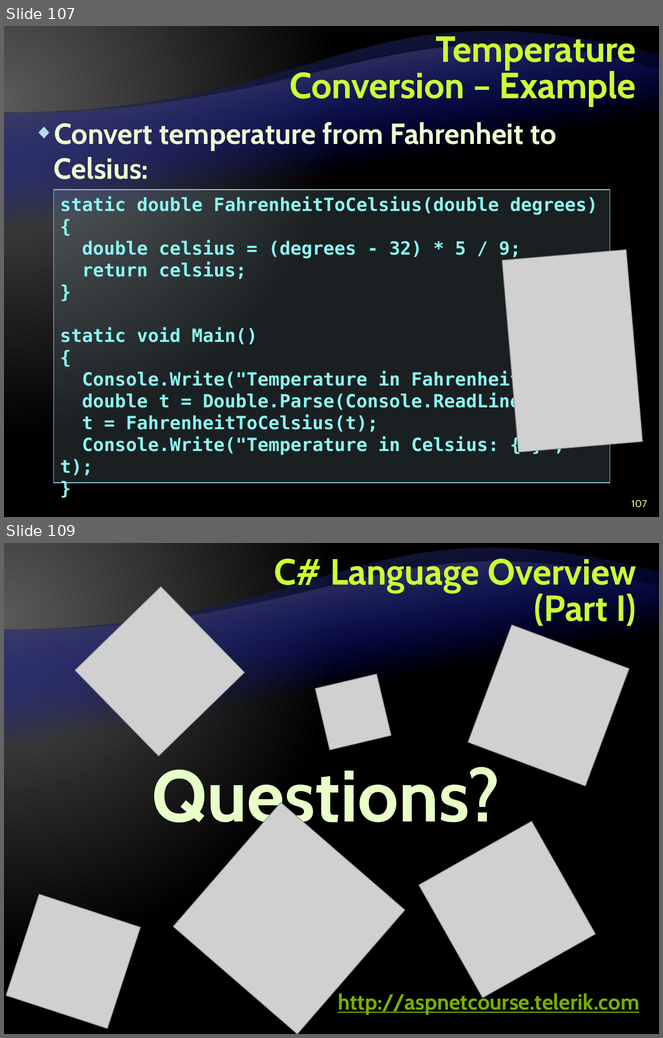
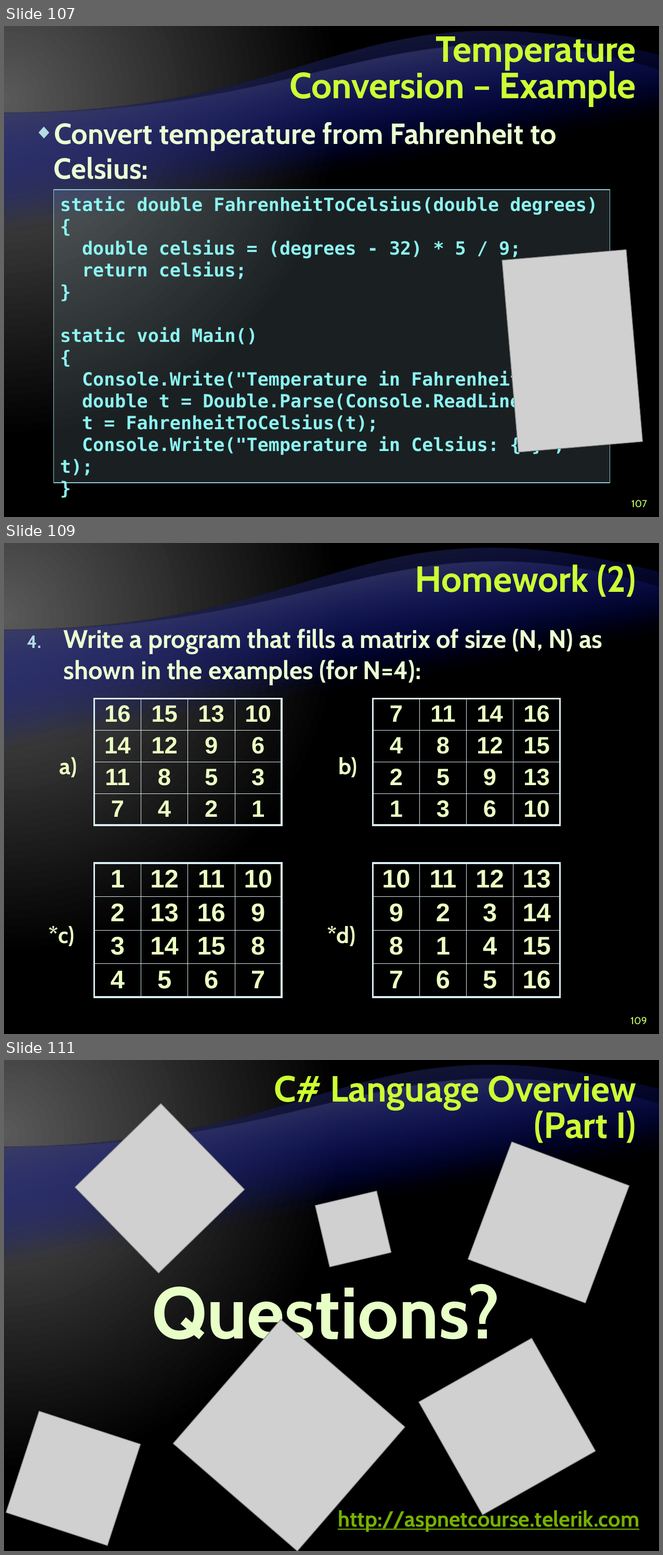
Before and after one commit to Lockheed01/aspnet-mvc-course, a slide deck: Lectures/2. CSharp Language Overview - Part I/CSharp Language Overview - Part I.pptx. Shown one above the other, each under a label of ours: slides 107 and 109 before the commit, slides 107, 109 and 111 after it; the slides between them are not shown. The pictures are 663x1038 and 663x1555 pixels, drawn with LibreOffice and Linux fonts; fonts in the diff are those of the drawing; grey boxes stand for pictures; background and template pictures are left out. Boxes give left, top, right and bottom in pixels: in the first picture for what was removed or moved away, otherwise in the second. Text is boxed around its words. In the diff, an @@ line names an element or a change of style, - is before the commit and + after.

Commit message:
Added homework for the "C# Language Overview part 1"

```diff
--- a/Lectures/2. CSharp Language Overview - Part I/CSharp Language Overview - Part I.pptx
+++ b/Lectures/2. CSharp Language Overview - Part I/CSharp Language Overview - Part I.pptx
@@ slide 109 added at [4,543,659,1034], background gradient #595959 to #000000; not listed: 2 template elements that a slide beside it also shows @@
@@ title added at [415,561,636,597], 40 pt, text #CCFF33, bold @@
+Homework (2)
@@ text added at [64,629,603,685], 28 pt, text #EBFFD2, bold @@
+4. Write a program that fills a matrix of size (N, N) as shown in the examples (for N=4):
@@ table added at [94,699,283,833], 4 rows, 4 columns @@
+16 | 15 | 13 | 10
+14 | 12 | 9 | 6
+11 | 8 | 5 | 3
+7 | 4 | 2 | 1
@@ table added at [373,699,561,833], 4 rows, 4 columns @@
+7 | 11 | 14 | 16
+4 | 8 | 12 | 15
+2 | 5 | 9 | 13
+1 | 3 | 6 | 10
@@ text added at [60,757,77,778], 25 pt, text #EBFFC2, bold @@
+a)
@@ text added at [339,757,358,778], 25 pt, text #EBFFC2, bold @@
+b)
@@ table added at [94,863,283,1006], 4 rows, 4 columns @@
+1 | 12 | 11 | 10
+2 | 13 | 16 | 9
+3 | 14 | 15 | 8
+4 | 5 | 6 | 7
@@ table added at [373,863,561,1006], 4 rows, 4 columns @@
+10 | 11 | 12 | 13
+9 | 2 | 3 | 14
+8 | 1 | 4 | 15
+7 | 6 | 5 | 16
@@ text added at [49,926,75,947], 25 pt, text #EBFFC2, bold @@
+*c)
@@ text added at [327,926,356,947], 25 pt, text #EBFFC2, bold @@
+*d)
@@ page number added at [631,1017,647,1025], 11 pt, text #CCFF66 @@
+109
@@ what was slide 109 is now slide 111 @@
```
Also in this commit, not shown: 1 slide changed, 2 other slides added, 1 slide removed.
